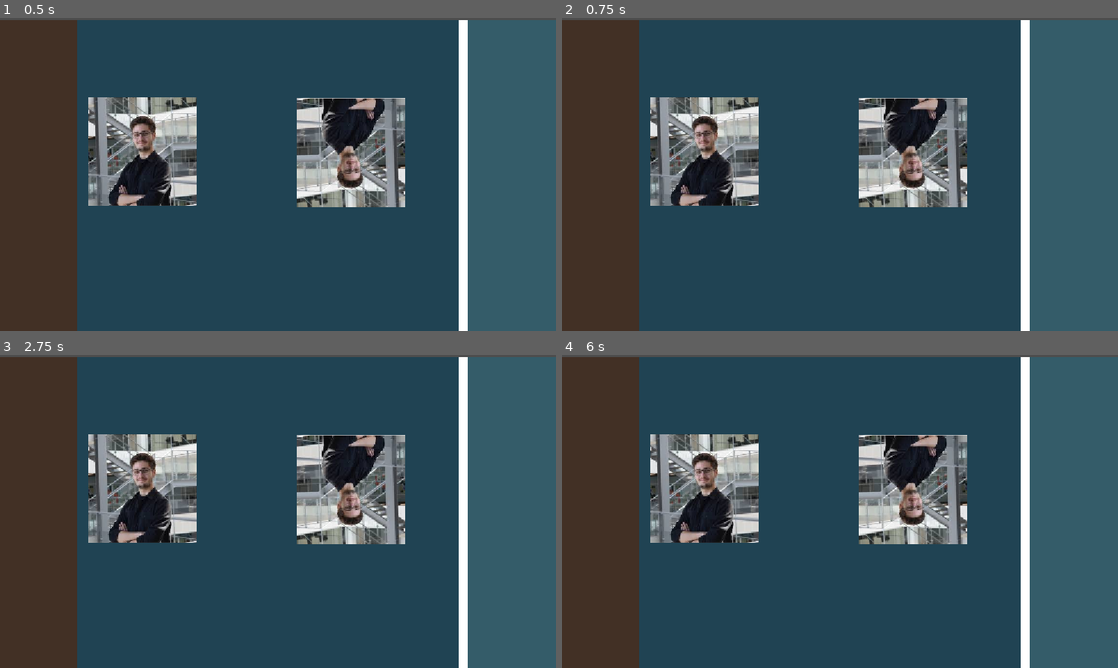
Above: before the commit, frames 1-4 (two rows, left to right).
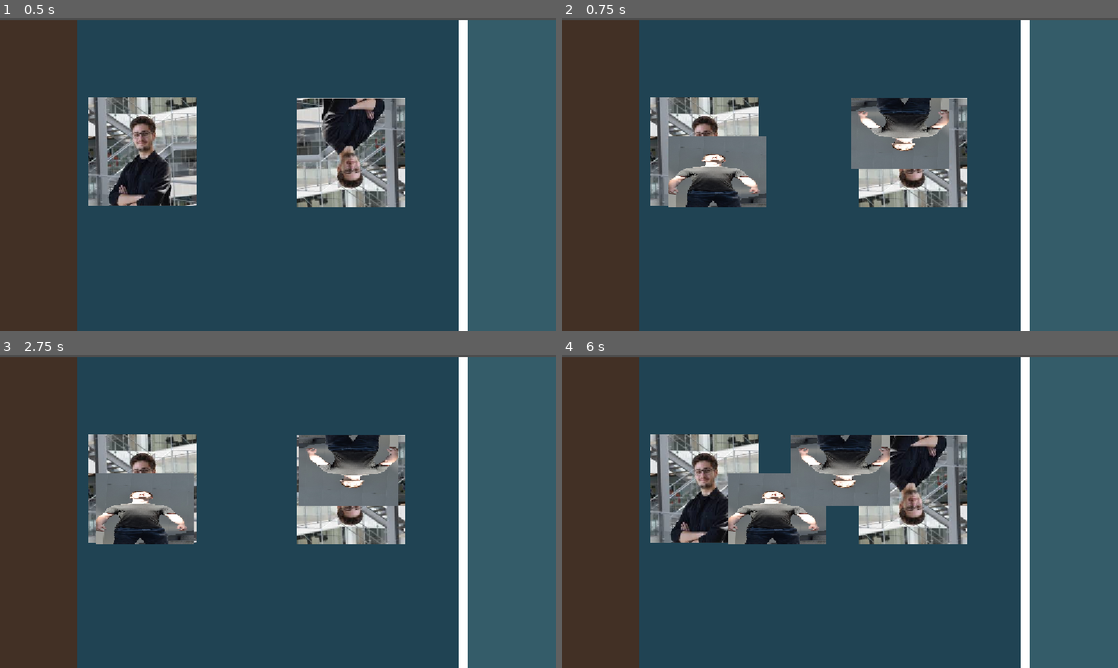
Above: after the commit, the same moments.

Repository: mariusstokkebro/Fish-fish-Fish
Game: Godot game, scene res://Scenes/level.tscn
The game is run twice, just before and just after one commit, with the same random seed, the same clock (stepped at 60 frames per second) and the same inputs.
Inputs:
- Up to frame 1 (0.5 s): no input
- Up to frame 2 (0.75 s): tap Enter (ui_accept) at 0.5 s; hold Enter (ui_accept) from 0.53 s (still down)
- Up to frame 3 (2.75 s): release Enter (ui_accept) at 1.28 s; tap Enter (ui_accept) at 1.35, 1.52, 1.82, 2 s; hold Enter (ui_accept) from 2.03 s (still down)
- Up to frame 4 (6 s): release Enter (ui_accept) at 2.78 s; tap Enter (ui_accept) at 2.85, 3.02, 3.32, 3.5, 4.35, 4.52, 4.82, 5.85 s; hold Enter (ui_accept) 3.53-4.28 s; hold Enter (ui_accept) 5.03-5.78 s

Frame 1 is identical in both runs. In frame 2, 5.9% of the frame differs, in the area x 19-70%, y 25-61%; in frame 3, 5.9%; in frame 4, 6.7%, in the area x 29-59%, y 25-61%.

Commit message:
some stuff on the rods

Diff:
--- /dev/null
+++ b/gorilla-fighting-game/Objects/catch_ball.tscn
@@ -0,0 +1,27 @@
+[gd_scene format=3 uid="uid://33gce1r4fu35"]
+
+[ext_resource type="Script" uid="uid://dt8jdcr4a0y6s" path="res://Scripts/gatorRod.gd" id="1_vqwdj"]
+[ext_resource type="Texture2D" uid="uid://cn4agumuxk5il" path="res://Sprites/me.jpg" id="2_cfjnb"]
+
+[sub_resource type="RectangleShape2D" id="RectangleShape2D_g4v7s"]
+size = Vector2(282, 264)
+
+[node name="CatchBall" type="Node2D" unique_id=1538139581 node_paths=PackedStringArray("ballTexture", "collider")]
+script = ExtResource("1_vqwdj")
+ballTexture = NodePath("ballTexture")
+collider = NodePath("StaticBody2D/CollisionShape2D")
+distanceMultiplier = 1.0
+
+[node name="StaticBody2D" type="StaticBody2D" parent="." unique_id=1114486529]
+collision_layer = 2
+collision_mask = 2
+
+[node name="CollisionShape2D" type="CollisionShape2D" parent="StaticBody2D" unique_id=1381677839]
+position = Vector2(-8, -7)
+shape = SubResource("RectangleShape2D_g4v7s")
+
+[node name="ballTexture" type="Sprite2D" parent="." unique_id=2104973120]
+visible = false
+position = Vector2(5, 40.000004)
+scale = Vector2(0.52551675, 0.17902935)
+texture = ExtResource("2_cfjnb")
--- a/gorilla-fighting-game/Objects/porcupine_body.tscn
+++ b/gorilla-fighting-game/Objects/porcupine_body.tscn
@@ -2,6 +2,7 @@
 
 [ext_resource type="Script" uid="uid://bra6eglb865r2" path="res://Scripts/character_body_2d.gd" id="1_mknlu"]
 [ext_resource type="Texture2D" uid="uid://1b0unr4q1sp4" path="res://Sprites/hehe.jpg" id="2_ayemm"]
+[ext_resource type="PackedScene" uid="uid://33gce1r4fu35" path="res://Objects/catch_ball.tscn" id="3_ayemm"]
 
 [sub_resource type="RectangleShape2D" id="RectangleShape2D_66c54"]
 
@@ -14,3 +15,8 @@
 
 [node name="Sprite2D" type="Sprite2D" parent="." unique_id=515046900]
 texture = ExtResource("2_ayemm")
+
+[node name="CatchBall" parent="." unique_id=1538139581 node_paths=PackedStringArray("player") instance=ExtResource("3_ayemm")]
+player = NodePath("..")
+castTime = 3.0
+distanceMultiplier = 3.0
--- /dev/null
+++ b/gorilla-fighting-game/Scripts/gatorRod.gd
@@ -0,0 +1,34 @@
+extends Node2D
+@export var ballTexture: Sprite2D
+@export var player: CharacterBody2D
+@export var collider: CollisionShape2D
+@export var castTime: float
+@export var distanceMultiplier: float
+var distance = 10
+var thrown: bool = false
+# Called every frame. 'delta' is the elapsed time since the previous frame.
+func _process(delta: float) -> void:
+	castRod()
+	realIn()
+
+func castRod():
+	if thrown == false:
+		if Input.is_action_pressed("ui_accept"):
+			distance += 1 * distanceMultiplier
+			ballTexture.visible = true
+		if Input.is_action_just_released("ui_accept"):
+			var timer = 0.0
+			var originalPosition = get_position()
+			while timer < castTime:
+				var newPosition = lerp(originalPosition.x,originalPosition.x + distance,timer/castTime)
+				set_position(Vector2(newPosition,0))
+				timer += get_process_delta_time()
+			distance = 10
+			thrown = true
+
+func realIn():
+	if thrown == true:
+		print_debug(thrown)
+		await get_tree().create_timer(2).timeout
+		set_position(Vector2(0,0))
+		thrown = false
Not shown, added: gorilla-fighting-game/Scripts/gatorRod.gd.uid
Binary file added: gorilla-fighting-game/Sprites/me.jpg
Not shown, added: gorilla-fighting-game/Sprites/me.jpg.import
